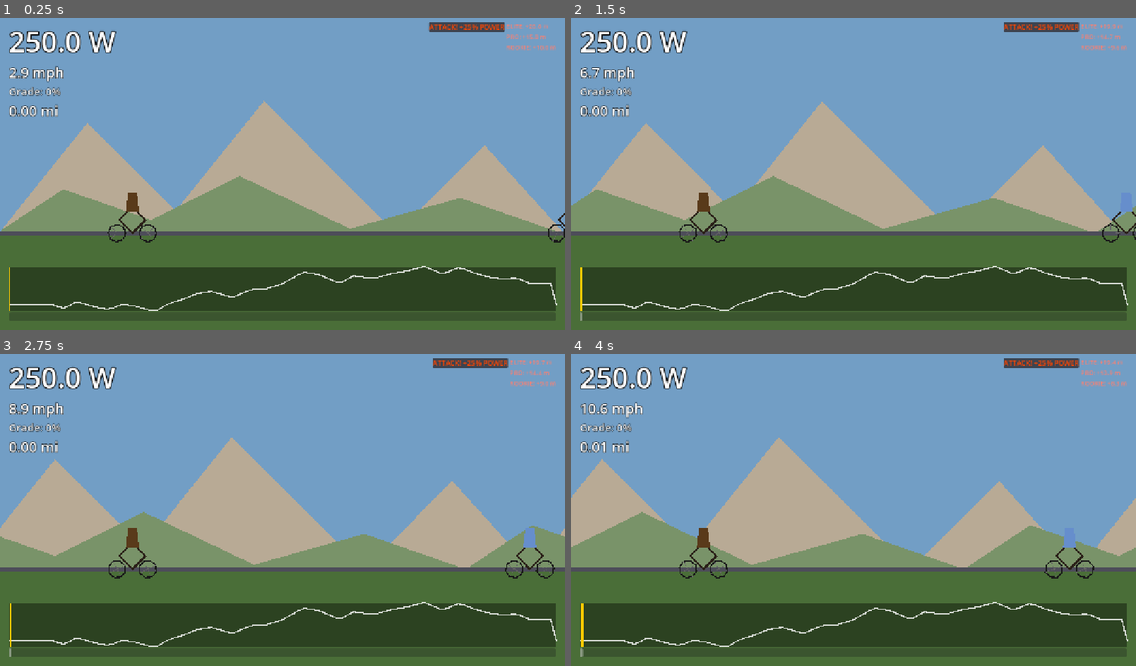
Above: before the commit, frames 1-4 (two rows, left to right).
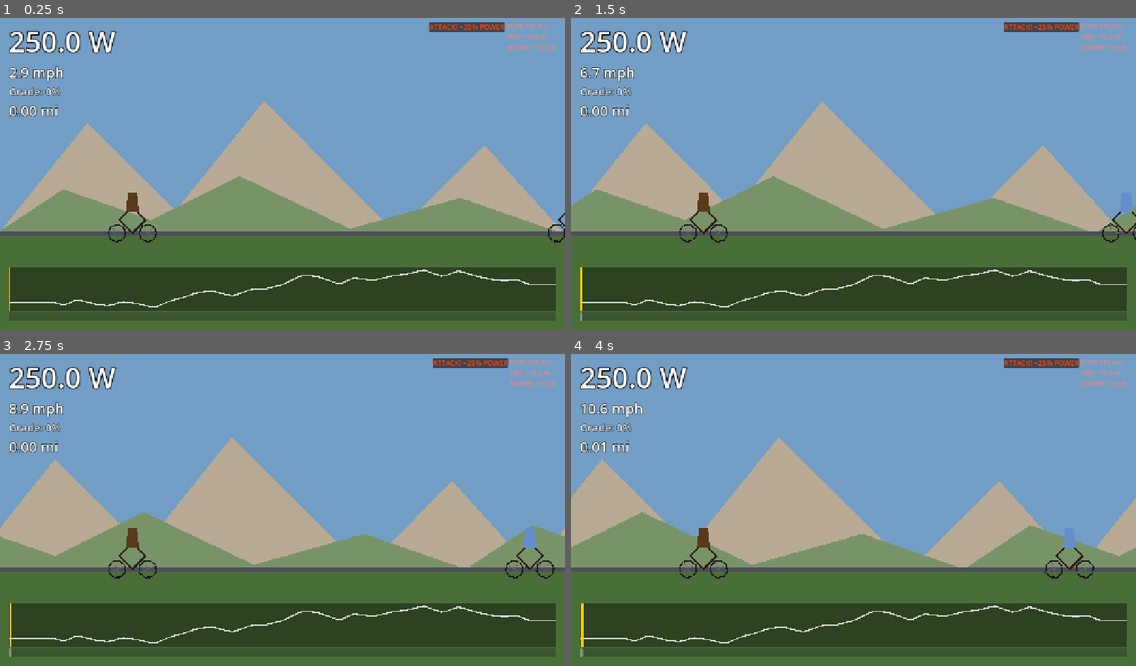
Above: after the commit, the same moments.

Repository: alexkibler/spokes-godot
Game: Godot game, scene res://src/scenes/GameScene.tscn
The game is run twice, just before and just after one commit, with the same random seed, the same clock (stepped at 60 frames per second) and the same inputs. This scene is started directly instead of the project's main scene.
Inputs (mouse positions are in pixels of both pictures, inside the frame that each line leads up to):
- Up to frame 1 (0.25 s): no input
- Up to frame 2 (1.5 s): tap Enter at 0.5 s; move the mouse to (977, 155) at 0.52 s; hold Shift 0.53-1.25 s; click (977, 155) at 0.67 s; drag from (740, 186) to (825, 236) at 1.27 s
- Up to frame 3 (2.75 s): move the mouse to (339, 438) at 2.02 s; tap Ctrl at 2.1 s; click (339, 438) at 2.17 s
- Up to frame 4 (4 s): drag from (825, 572) to (684, 460) at 2.77 s; move the mouse to (1023, 553) at 3.52 s; hold Shift from 3.53 s (still down); click (1023, 553) at 3.67 s

The runs differ from the first frame. In frame 1, 0.8% of the frame differs, in the area x 1-99%, y 79-94%; in frame 2, 0.8%; in frame 3, 0.8%; in frame 4, 0.8%.

Commit message:
fix: resolve elevation graph rendering issues in Chrome/Web export
- Fix vertical drop at end of graph by correctly handling boundary elevation.
- Fix scaling issues by properly initializing min/max elevation.
- Add layout sync via process_frame to ensure correct container width.
- Add vertical padding and clamp player marker to graph bounds.

Diff:
--- a/src/scenes/GameScene.gd
+++ b/src/scenes/GameScene.gd
@@ -94,9 +94,9 @@
 	# Setup UI
 	progress_bar.max_value = course.get("totalDistanceM", 1000.0)
 	progress_bar.value = 0.0
-	_build_elevation_graph()
+
 	get_viewport().size_changed.connect(_on_viewport_resized)
-	_on_viewport_resized()
+	_on_viewport_resized() # This now handles _build_elevation_graph via process_frame
 
 	# Spawn Ghosts
 	_spawn_ghosts()
@@ -160,37 +160,45 @@
 	$ParallaxBackground/GroundLayer/Field.color = color.lerp(Color.BLACK, 0.4)
 
 func _build_elevation_graph() -> void:
+	if not is_inside_tree() or course.is_empty(): return
+
 	elevation_line.clear_points()
 	var total_dist = course.get("totalDistanceM", 1000.0)
 	var width = $HUD/MarginContainer/VBoxContainer/ElevationContainer.size.x
 	if width <= 0: width = 1240
 
-	var container_size = Vector2(width, 100)
+	var container_height = 100.0
 	var points = 100
 
 	var elev_points = []
-	var min_elev = 0.0
-	var max_elev = 0.0
-
 	for i in range(points + 1):
 		var d = (float(i) / points) * total_dist
-		var e = _get_elevation_at(course, d)
-		elev_points.append(e)
+		elev_points.append(_get_elevation_at(course, d))
+
+	var min_elev = elev_points[0]
+	var max_elev = elev_points[0]
+	for e in elev_points:
 		min_elev = min(min_elev, e)
 		max_elev = max(max_elev, e)
 
-	var range_elev = max(10.0, max_elev - min_elev)
+	var range_elev = max(5.0, max_elev - min_elev) # Minimum 5m scale
+
+	# Add 10% vertical padding
+	var padding = range_elev * 0.1
+	min_elev -= padding
+	range_elev += padding * 2.0
 
 	for i in range(elev_points.size()):
 		var x = (float(i) / points) * width
-		var y = container_size.y - ((elev_points[i] - min_elev) / range_elev) * container_size.y
+		var y = container_height - ((elev_points[i] - min_elev) / range_elev) * container_height
 		elevation_line.add_point(Vector2(x, y))
 
 func _get_elevation_at(p_course: Dictionary, p_dist: float) -> float:
-	var wrapped = fmod(p_dist, p_course["totalDistanceM"])
-	var remaining = wrapped
+	var total_dist = p_course.get("totalDistanceM", 1.0)
+	# Use a small epsilon to avoid wrapping exactly at the boundary
+	var remaining = min(p_dist, total_dist - 0.001)
 	var elevation = 0.0
-	for segment in p_course["segments"]:
+	for segment in p_course.get("segments", []):
 		var dist = min(remaining, segment["distanceM"])
 		elevation += dist * segment["grade"]
 		if remaining <= segment["distanceM"]: break
@@ -373,7 +381,7 @@
 	var total_dist = course.get("totalDistanceM", 1.0)
 	var graph_width = $HUD/MarginContainer/VBoxContainer/ElevationContainer.size.x
 	if graph_width <= 0: graph_width = 1240
-	player_marker.position.x = (distance_m / total_dist) * graph_width
+	player_marker.position.x = clamp(distance_m / total_dist, 0.0, 1.0) * graph_width
 
 func _on_viewport_resized() -> void:
 	var vw = get_viewport_rect().size.x
@@ -385,7 +393,9 @@
 				for child in layer.get_children():
 					if child is Control:
 						child.custom_minimum_size.x = mirror_val.x
-	_build_elevation_graph()
+
+	# Wait for layout update to get correct ElevationContainer width
+	get_tree().process_frame.connect(_build_elevation_graph, CONNECT_ONE_SHOT)
 
 func _animate_cyclist(node: Node2D, w_rot: float, vel: float) -> void:
 	node.get_node("WheelBack").rotation = w_rot
